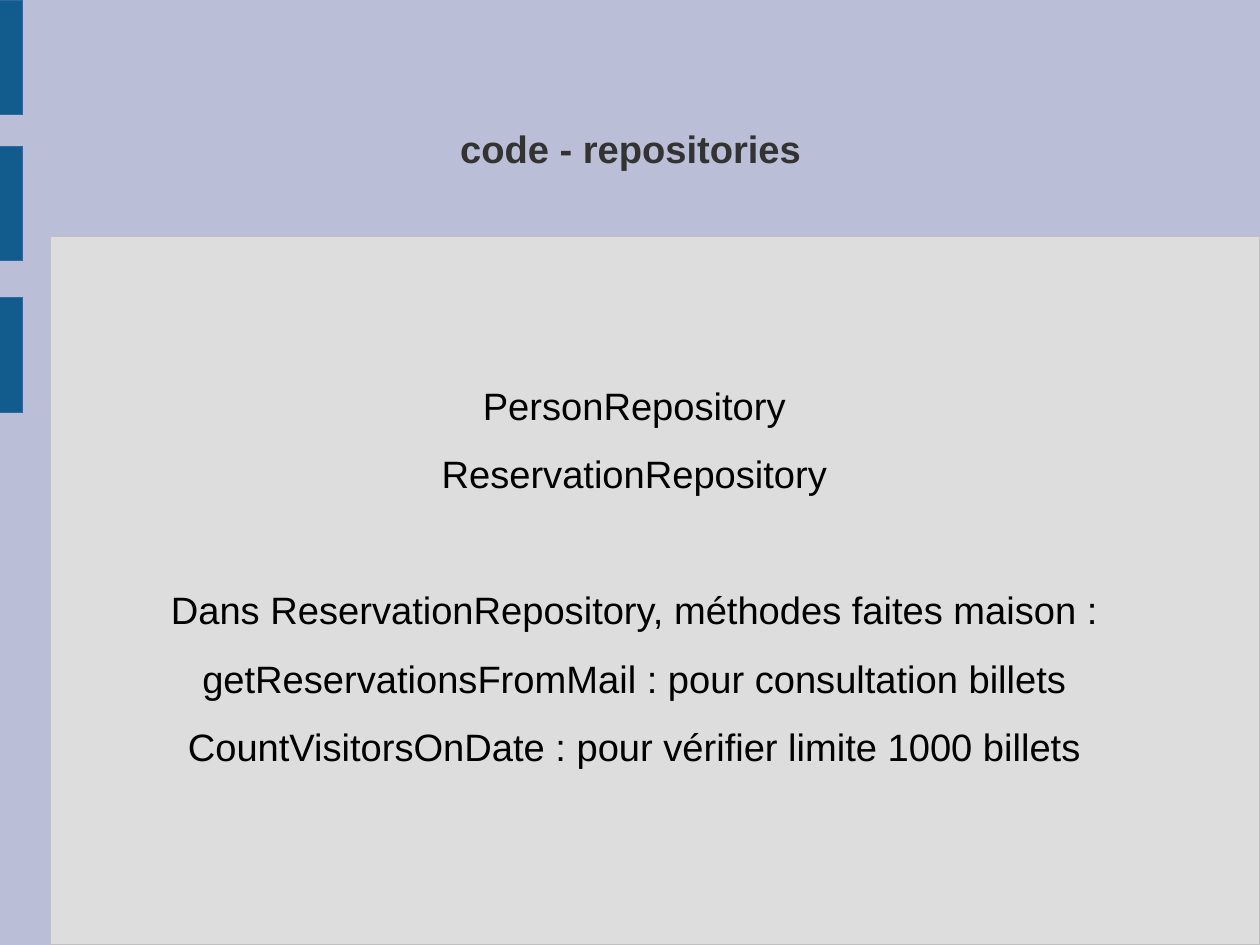
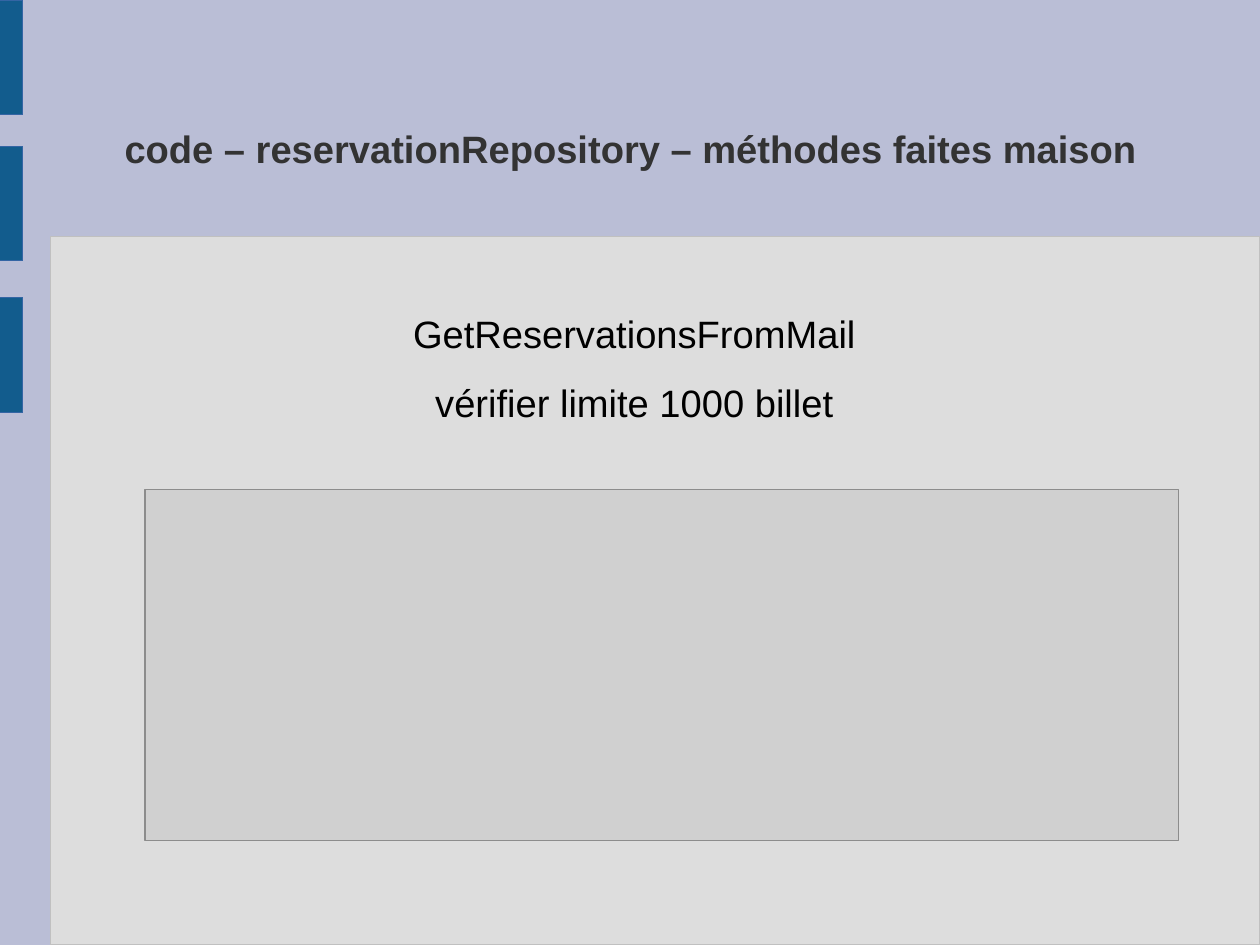
Before and after one commit to frederic-malard/OC_p4_louvre, a slide deck: slide 23 of 3 - diapos.odp (slide 20 before the commit). Drawn at 1260x945 pixels with LibreOffice and Linux fonts; fonts in the diff are those of the drawing; grey boxes stand for pictures. Boxes give left, top, right and bottom in pixels: in the first picture for what was removed or moved away, otherwise in the second. Text is boxed around its words. In the diff, an @@ line names an element or a change of style, - is before the commit and + after.

```diff
--- a/3 - diapos.odp
+++ b/3 - diapos.odp
@@ title at box(125, 135, 1136, 171): text changed @@
-code - repositories
+code – reservationRepository – méthodes faites maison
@@ text added at box(413, 320, 855, 418), 24 pt, text #000000 @@
+GetReservationsFromMail
+vérifier limite 1000 billet
@@ text removed at box(171, 392, 1080, 769) @@
-PersonRepository
-ReservationRepository
-Dans ReservationRepository, méthodes faites maison :
-getReservationsFromMail : pour consultation billets
-CountVisitorsOnDate : pour vérifier limite 1000 billets
@@ picture added at box(145, 489, 1180, 840) @@
```
Also in this commit, not shown: 3 other slides changed, 8 slides added, 1 slide removed, 4 other files.
